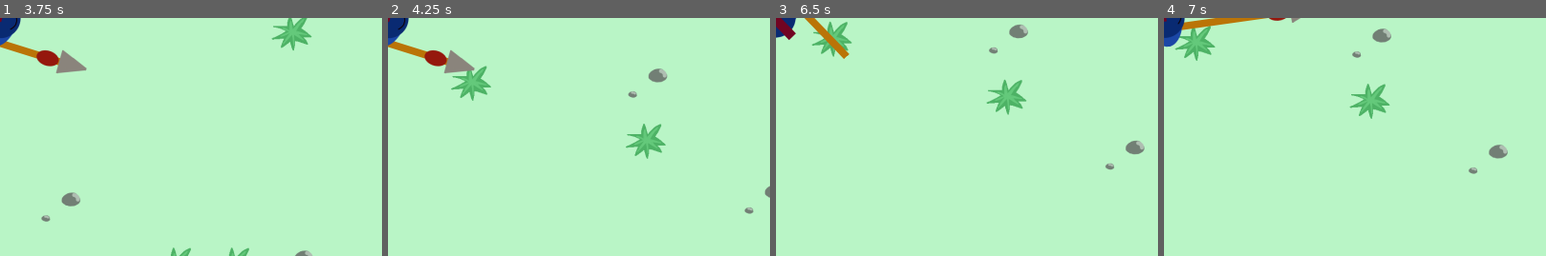
Above: before the commit, frames 1-4 (left to right).
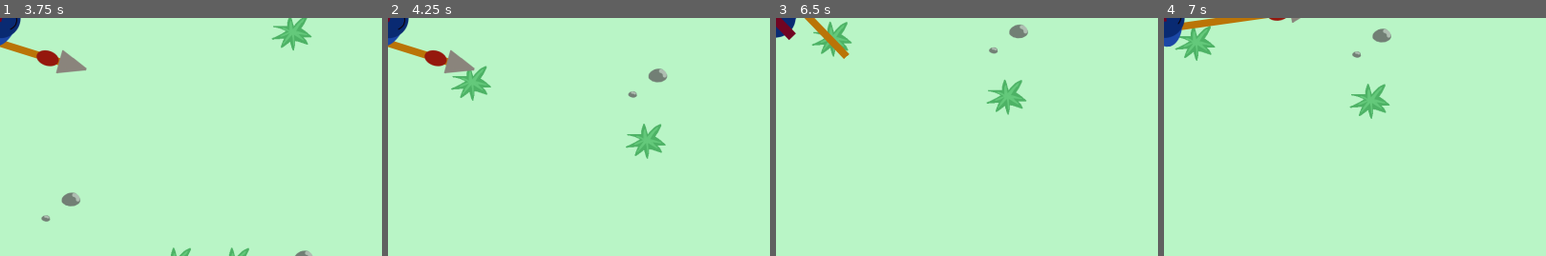
Above: after the commit, the same moments.

Repository: abcdnned/MonsterSlayer
Game: Godot game, scene res://scenes/world.tscn
The game is run twice, just before and just after one commit, with the same random seed, the same clock (stepped at 60 frames per second) and the same inputs. The engine's default icon, where the game draws it, is replaced by a stand-in: a white triangle on a blue panel in a dark square.
Inputs (mouse positions are % of the whole screen's width and height, from its top left):
- Up to frame 1 (3.75 s): tap Enter at 0.5 s; move the mouse to (72, 45) at 0.52 s; hold D (right) 0.53-1.28 s; hold Q (item) 0.53-1.28 s; click (72, 45) at 0.67 s; move the mouse to (30, 55) at 1.27 s; hold S (down) 1.28-2.03 s; tap Q (item) at 1.35, 3.05 s; move the mouse to (60, 28) at 2.02 s; hold D (right) 2.03-2.78 s; hold Q (item) 2.03-2.78 s; click (60, 28) at 2.1 s; move the mouse to (45, 70) at 2.77 s; hold W (up) 2.78-3.53 s; right-click (45, 70) at 2.85 s; click (45, 70) at 2.92 s; move the mouse to (80, 65) at 3.52 s; hold A (left) from 3.53 s (still down); hold Shift (sprint) from 3.53 s (still down)
- Up to frame 2 (4.25 s): keep holding A (left); keep holding Shift (sprint); tap Q (item) at 3.8 s
- Up to frame 3 (6.5 s): move the mouse to (20, 35) at 4.27 s; release Shift (sprint) at 4.28 s; tap Tab (tab) at 4.35 s; tap Q (item) at 4.55, 5.85 s; move the mouse to (55, 50) at 5.02 s; release A (left) at 5.03 s; hold S (down) 5.03-5.78 s; hold Q (item) 5.03-5.78 s; click (55, 50) at 5.17 s; move the mouse to (35, 25) at 5.77 s; hold D (right) from 5.78 s (still down)
- Up to frame 4 (7 s): move the mouse to (72, 45) at 6.52 s; release D (right) at 6.53 s; hold W (up) from 6.53 s (still down); hold Q (item) from 6.53 s (still down); click (72, 45) at 6.6 s
The pictures show only the part of the screen within x 50-100%, y 50-100%; the shares and areas given below are measured in that part.

Frame 1 is identical in both runs. In frame 2, 0.1% of the frame differs, in the area x 93-100%, y 70-83%; in frame 3, 0.3%; in frame 4, 0.3%, in the area x 79-90%, y 53-66%.

Commit message:
next level design

Diff:
--- a/scripts/map.gd
+++ b/scripts/map.gd
@@ -65,6 +65,30 @@
 	x += 6
 	create_plain_chambler(Vector2(x - 1, y - 1), Vector2(x + 1, y + 1), true)
 	level_cord["goblin_fontier"] = {"top_left": Vector2(x - 1, y - 1), "bottom_right": Vector2(x + 1, y + 1)}
+	# Gallery to peaceful boime
+	set_plain_tile(x, y + 2)
+	set_plain_tile(x, y + 3)
+	set_plain_tile(x, y + 4)
+	y += 5
+	create_half_plain_chambler(Vector2(x, y), false)
+	level_cord["peaceful_boime"] = {"top_left": Vector2(x - 1, y), "bottom_right": Vector2(x, y + 1)}
+	# Gallery to orb1
+	set_plain_tile(x + 1, y)
+	set_plain_tile(x + 2, y)
+	set_plain_tile(x + 3, y)
+	# Gallery to orb2
+	set_plain_tile(x - 2, y + 1)
+	set_plain_tile(x - 3, y + 1)
+	set_plain_tile(x - 4, y + 1)
+	set_plain_tile(x - 5, y + 1)
+	# Gallery to orb3
+	set_plain_tile(x - 4, y + 2)
+	set_plain_tile(x - 4, y + 3)
+	set_plain_tile(x - 4, y + 4)
+	# final Gallery
+	set_plain_tile(x, y + 2)
+	set_plain_tile(x, y + 3)
+	set_plain_tile(x, y + 4)
 
 func create_gate(x, y, d):
 	gate[Vector2(x, y)] = d
@@ -73,6 +97,12 @@
 	for x in range(top_left.x, bottom_right.x + 1):
 		for y in range(top_left.y, bottom_right.y + 1):
 			set_plain_tile(x, y, war_eye)
+
+func create_half_plain_chambler(bottom_left, war_eye = false):
+	set_plain_tile(bottom_left.x, bottom_left.y, war_eye)
+	set_plain_tile(bottom_left.x - 1, bottom_left.y, war_eye)
+	set_plain_tile(bottom_left.x, bottom_left.y + 1, war_eye)
+	set_plain_tile(bottom_left.x - 1, bottom_left.y + 1, war_eye)
 
 
 func set_plain_tile(x, y, is_war_eye = false):
--- a/scripts/world.gd
+++ b/scripts/world.gd
@@ -1,16 +1,21 @@
 # 5.6 target
-# TODO new level design
 # TODO mob wolf
 # TODO mob spear goblin
 # TODO goblin bomber
 
 # Backlogs
-
+# cursor image
+# orb1 boime
+# orb2 boime
+# orb3 boime
+# item slots
+# presure plate trape
 # notification when target spotted
 # switch weapon
 # Goblin Flag generator
 # no cycle tree
 # dash_tired
+# dash_angel_limit
 # war fog
 # light
 # multi items
